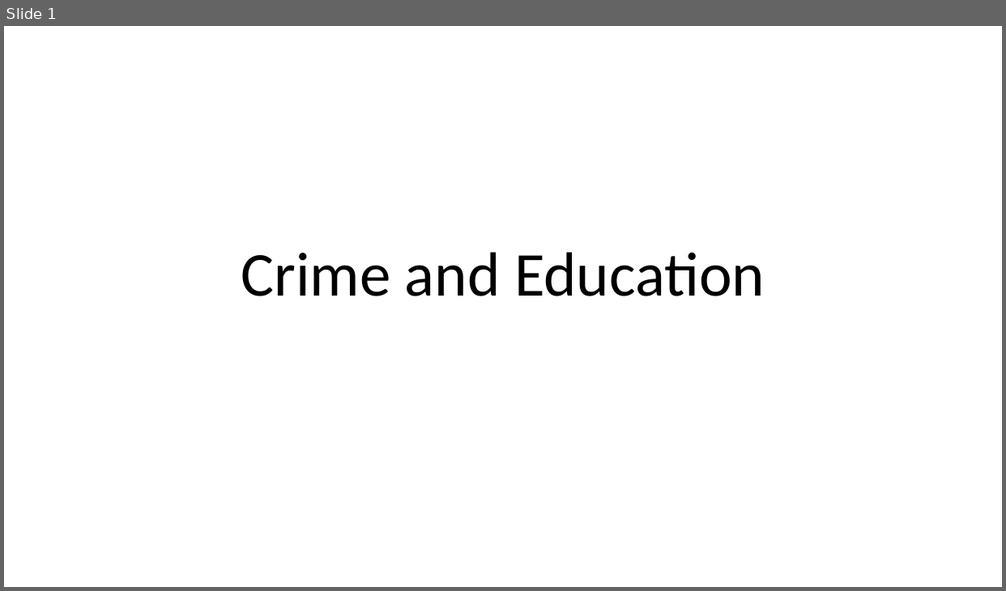
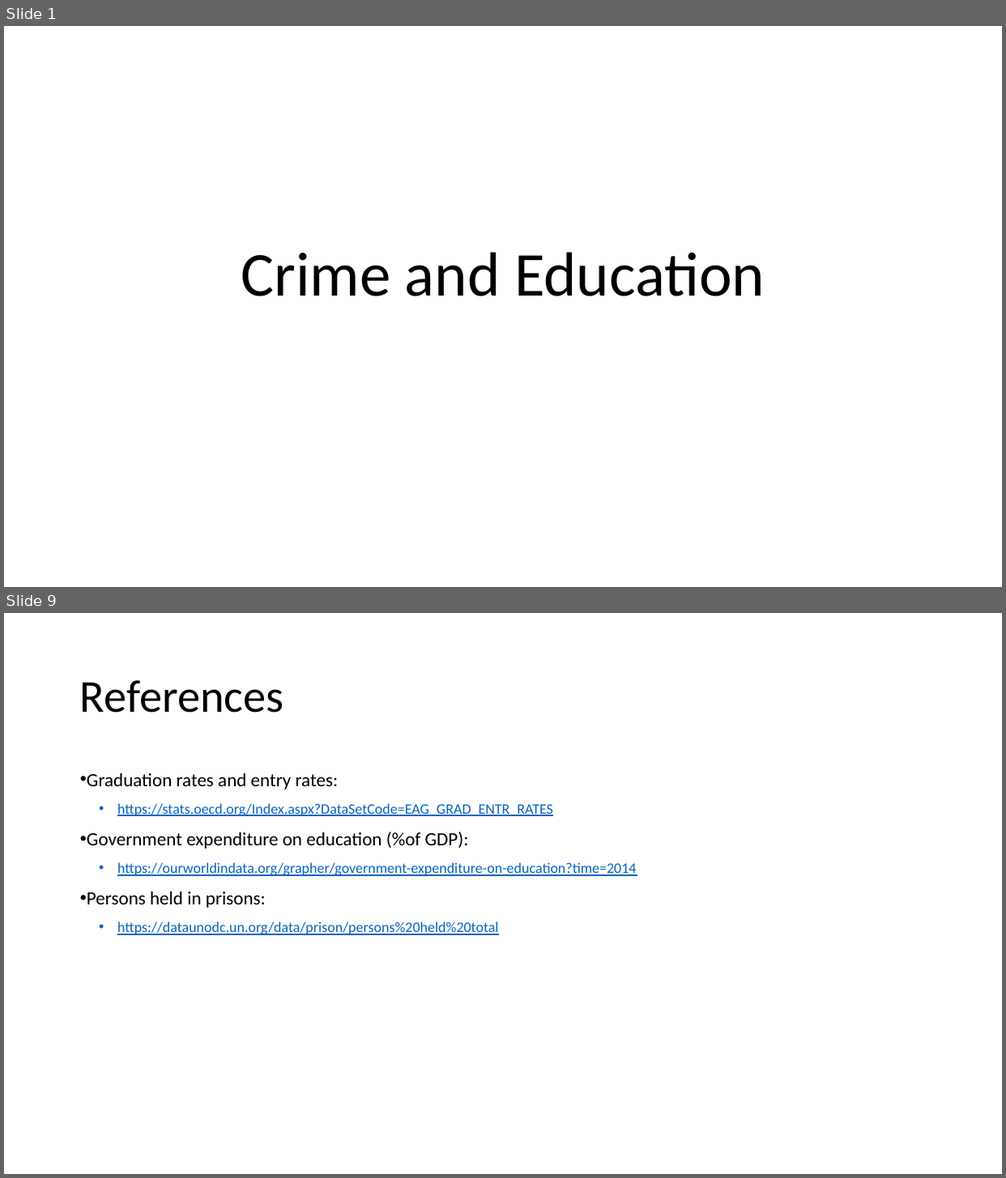
Before and after one commit to pamhinostroza/Project_1, a slide deck: Presentation.pptx. Shown one above the other, each under a label of ours: slide 1 before the commit, slides 1 and 9 after it; the slides between them are not shown. The pictures are 1006x591 and 1006x1178 pixels, drawn with LibreOffice and Linux fonts; fonts in the diff are those of the drawing. Boxes give left, top, right and bottom in pixels: in the first picture for what was removed or moved away, otherwise in the second. Text is boxed around its words. In the diff, an @@ line names an element or a change of style, - is before the commit and + after.

```diff
--- a/Presentation.pptx
+++ b/Presentation.pptx
@@ slide 9 added at <box>4,613,1002,1174</box>, background #FFFFFF @@
@@ title added at <box>80,680,284,713</box>, 44 pt, text #000000 @@
+References
@@ text added at <box>87,773,636,935</box>, 14 pt, text #0563C1, underline @@
+• Graduation rates and entry rates:
+  • https://stats.oecd.org/Index.aspx?DataSetCode=EAG_GRAD_ENTR_RATES
+• Government expenditure on education (%of GDP):
+  • https://ourworldindata.org/grapher/government-expenditure-on-education?time=2014
+• Persons held in prisons:
+  • https://dataunodc.un.org/data/prison/persons%20held%20total
```
Also in this commit, not shown: 7 other slides added, 6 slides removed, 20 other files.
